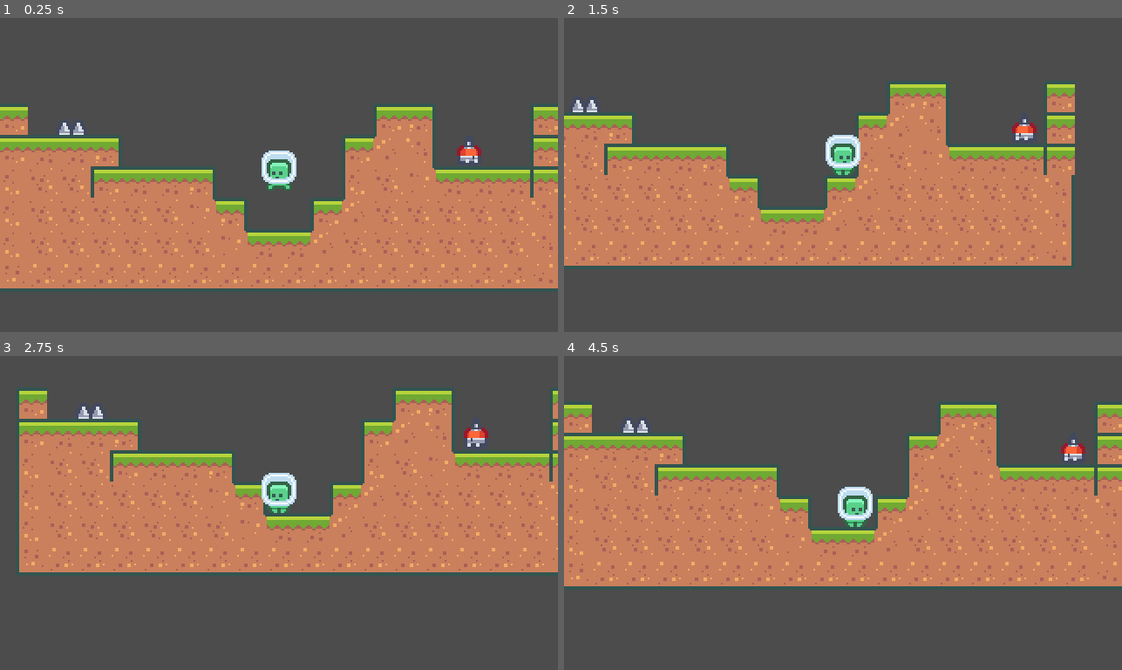
Above: before the commit, frames 1-4 (two rows, left to right).
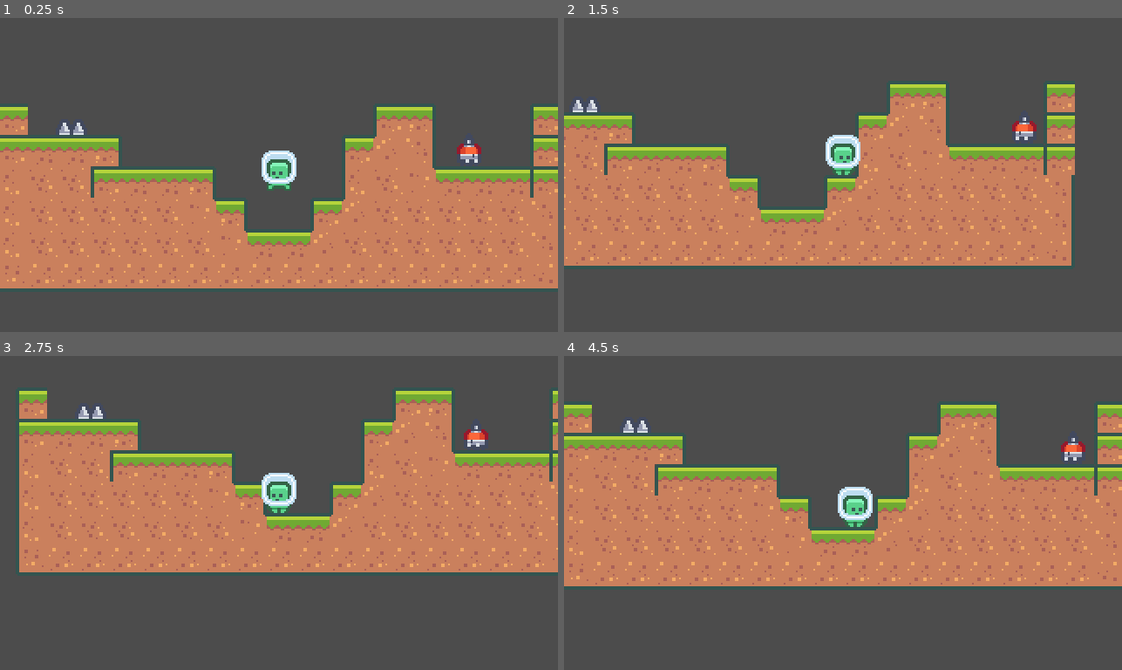
Above: after the commit, the same moments.

Repository: yplog/alloga
Game: Godot game, scene res://scenes/BaseLevel.tscn
Two runs of this game, one before a commit and one after it. Both use one fixed random seed, a clock stepped at 60 frames per second and the inputs below. This scene is started directly instead of the project's main scene.
Inputs:
- Up to frame 1 (0.25 s): no input
- Up to frame 2 (1.5 s): hold D (move_right) from 0.53 s (still down); tap W (jump) at 0.77 s
- Up to frame 3 (2.75 s): tap W (jump) at 1.52 s; release D (move_right) at 2.03 s; hold A (move_left) from 2.03 s (still down)
- Up to frame 4 (4.5 s): tap W (jump) at 3.02, 3.77 s; release A (move_left) at 4.28 s; hold D (move_right) from 4.28 s (still down)

The runs differ from the first frame. In frame 1, 0.1% of the frame differs, in the area x 81-87%, y 38-46%; in frame 2, 0.1%; in frame 3, 0.1%; in frame 4, 0.1%.

Commit message:
enemy hazard

Diff:
--- a/scenes/Enemy.tscn
+++ b/scenes/Enemy.tscn
@@ -18,6 +18,9 @@
 [sub_resource type="RectangleShape2D" id=3]
 extents = Vector2( 7.5, 9 )
 
+[sub_resource type="RectangleShape2D" id=4]
+extents = Vector2( 7.5, 9.5 )
+
 [node name="Enemy" type="KinematicBody2D"]
 script = ExtResource( 3 )
 
@@ -26,6 +29,7 @@
 scale = Vector2( 0.958333, 1 )
 frames = SubResource( 1 )
 animation = "run"
+frame = 1
 playing = true
 offset = Vector2( 0, -12 )
 
@@ -40,3 +44,11 @@
 [node name="CollisionShape2D" type="CollisionShape2D" parent="GoalDetector"]
 position = Vector2( -0.5, -9 )
 shape = SubResource( 3 )
+
+[node name="HazardArea" type="Area2D" parent="."]
+collision_layer = 262144
+collision_mask = 262144
+
+[node name="CollisionShape2D" type="CollisionShape2D" parent="HazardArea"]
+position = Vector2( -0.5, -9.5 )
+shape = SubResource( 4 )
Not shown: 1 places in scenes/Enemy.tscn that only renumber resources
